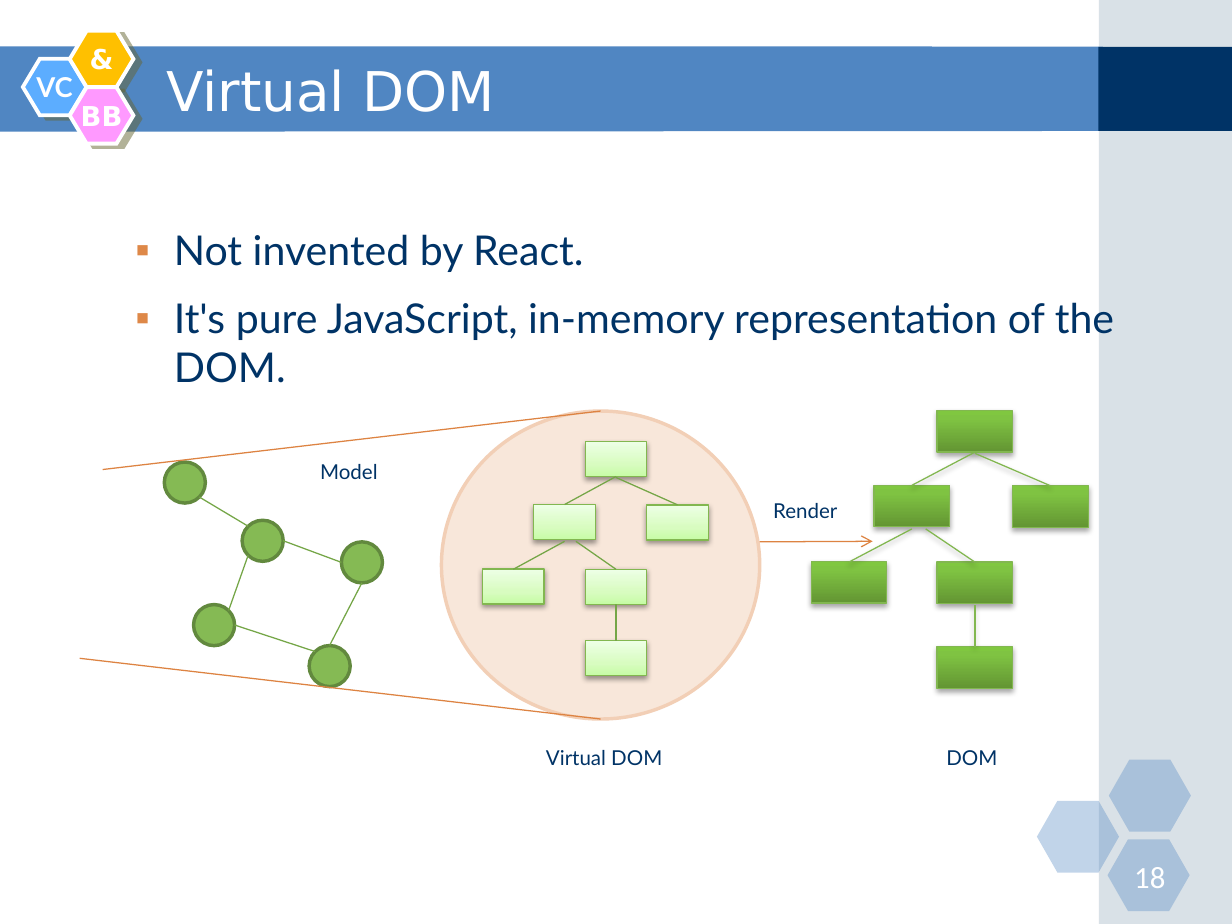
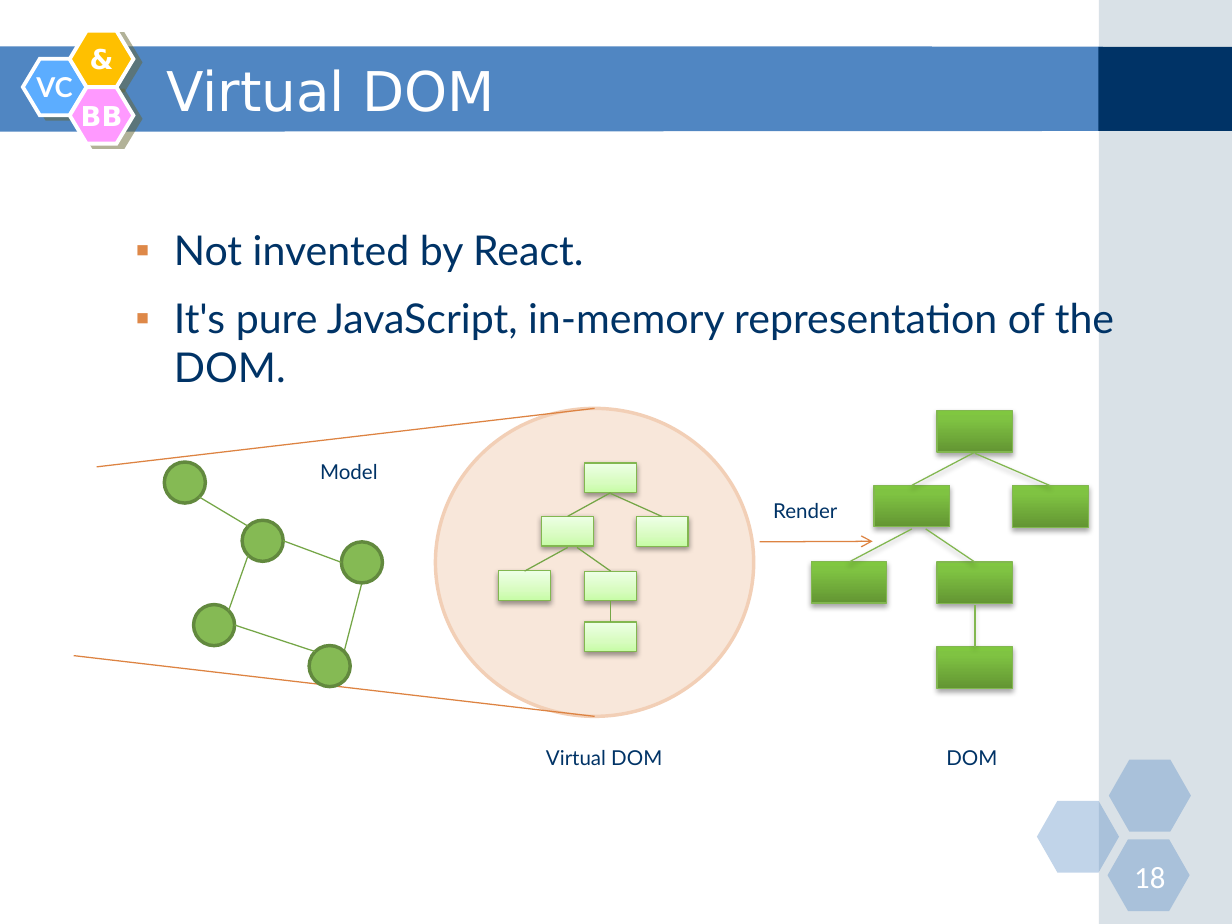
Before and after one commit to nguyenminhtiend/React-Document, a slide deck: slide 18 of React_Slide.pptx. Drawn at 1232x924 pixels with LibreOffice and Linux fonts; fonts in the diff are those of the drawing. Boxes give left, top, right and bottom in pixels: in the first picture for what was removed or moved away, otherwise in the second. Text is boxed around its words. In the diff, an @@ line names an element or a change of style, - is before the commit and + after.

```diff
--- a/React_Slide.pptx
+++ b/React_Slide.pptx
@@ 2 lines, 1 ellipse: place and size @@
-2 lines, 1 ellipse at (80, 411, 759, 719)
+2 lines, 1 ellipse at (74, 408, 753, 716)
@@ rectangle: place and size @@
-rectangle at (585, 441, 647, 476)
+rectangle at (585, 463, 637, 493)
@@ line moved from (616, 477) - (564, 504) to (611, 493) - (568, 516) @@
@@ line moved from (678, 505) - (616, 478) to (663, 516) - (611, 494) @@
@@ rectangle: place and size @@
-rectangle at (533, 504, 595, 538)
+rectangle at (542, 516, 594, 546)
@@ rectangle: place and size @@
-rectangle at (647, 505, 708, 540)
+rectangle at (637, 516, 689, 546)
@@ line moved from (564, 541) - (514, 569) to (568, 547) - (525, 572) @@
@@ line moved from (616, 569) - (575, 541) to (611, 572) - (577, 547) @@
@@ line moved from (330, 646) - (362, 583) to (344, 652) - (362, 583) @@
@@ rectangle: place and size @@
-rectangle at (483, 569, 545, 604)
+rectangle at (499, 570, 551, 600)
@@ rectangle: place and size @@
-rectangle at (585, 569, 647, 604)
+rectangle at (585, 572, 637, 601)
@@ rectangle: place and size @@
-rectangle at (585, 641, 647, 675)
+rectangle at (585, 622, 637, 652)
@@ line moved from (616, 641) - (616, 605) to (611, 622) - (611, 601) @@
```
Also in this commit, not shown: 6 other slides changed, 1 slide added, 2 other files.
